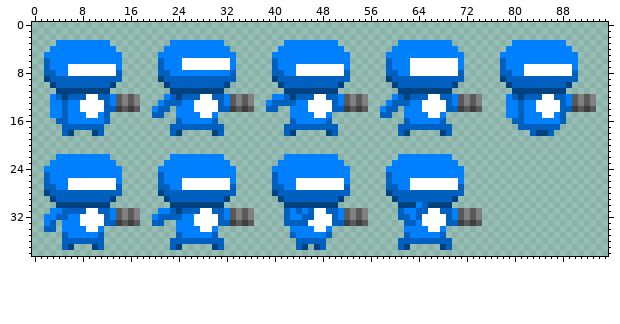
A sprite sheet gets an edit: Assets/Textures/TEX_PlayerSheet.png. The first picture shows the starting point.
The file is 96x39 pixels.
Now the later version:
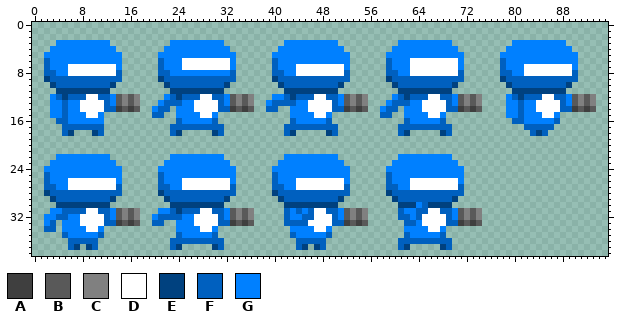
Palette (. is transparent): A #3f3f3f  B #595959  C #808080  D #ffffff  E #00417f  F #0060bf  G #0080ff
Author's note on the commit: Started player controller, updated player animations
The edit:
@@ x 0..95 @@
 14 ...GGFGGDDDDFFABAB..GFF.GGGDDDDFFABAB..FF..GGGDDDDFFABAB..GFF.GGGDDDDFFABAB....GGFGGDDDDFFABAB..
-15 ...GGFGGGDDGF.......FF..GGGGDDG............GGGGDDG........FF..GGGGDDG..........GGFGGGDDGF.......
-16 ....FFGGGGGGF...........FGGGGGF............FGGGGGF............FGGGGGF...........FFGGGGGGF.......
-17 .....FFFFFFF...........FFFFFFFFF..........FFFFFFFFF..........FFFFFFFFF...........FFFFFFF........
-18 .....FE...EF...........FE.....EF..........FE.....EF..........FE.....EF.............FEEF.........
+15 ...GGFGGGDDG........FF..GGGGDDG............GGGGDDG........FF..GGGGDDG..........GGFGGGDDG........
+16 ....FFGGGGGG............FGGGGGF............FGGGGGF............FGGGGGF...........FFGGGGGF........
+17 .....FFFFFFF...........FFFFFFFFF..........FFFFFFFFF..........FFFFFFFFF............FFFFF.........
+18 .....FE...EF...........FE.....EF..........FE.....EF..........FE.....EF.............FEF..........
 19 ................................................................................................
@@ x 3..13 @@
 35 ..FGGGGGF..
-36 ..FFFFFFF..
-37 ..FE...EF..
+36 ...FFFFF...
+37 ...FE.EF...
 38 ...........
